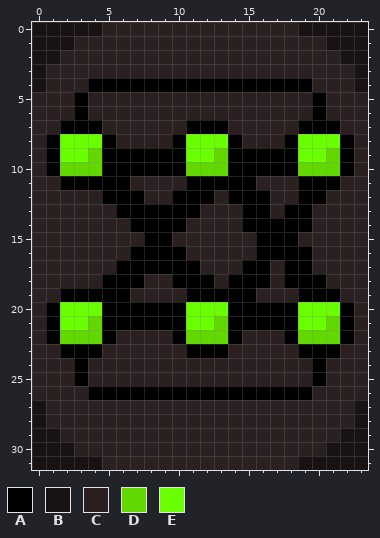
Pixel-art sprite, stored at Sprites/Main/Neural Network/Deep Residual Network.png. That is the earlier state.
The file is 24x32 pixels.
Palette (. is transparent): A #000000  B #181212  C #2a2020  D #61d900  E #69ff00
Pixels before, first column x 0:
 0 BBBBBCCCCCCCCCCCCCCBBBBB
 1 BBBCCCCCCCCCCCCCCCCCCBBB
 2 BBCCCCCCCCCCCCCCCCCCCCBB
 3 BCCCCCCCCCCCCCCCCCCCCCCB
 4 BCCCAAAAAAAAAAAAAAAACCCB
 5 CCCACCCCCCCCCCCCCCCCACCC
 6 CCCACCCCCCCCCCCCCCCCACCC
 7 CCAAACCCCCCAAACCCCCAAACC
 8 CAEEEACCCCAEEEACCCAEEEAC
 9 CAEEDAAAAAAEEDAAAAAEEDAC
10 CADDDAAAAAADDDAAAAADDDAC
11 CCAAAAACCCCAAAAACCCAAACC
12 CCCCCAAACCAAACAAACCAACCC
13 CCCCCCAAAAAACCCAACAACCCC
14 CCCCCCCAAAACCCCAAAAACCCC
15 CCCCCCCCAACCCCCCAAACCCCC
16 CCCCCCCAAAACCCCCAAAACCCC
17 CCCCCCAAAAAACCCAACAACCCC
18 CCCCCAAACCAAACAAACAAACCC
19 CCAAAAACCCCAAAAACCCAAACC
20 CAEEEAAAAAAEEEAAAAAEEEAC
21 CAEEDAAAAAAEEDAAAAAEEDAC
22 CADDDACCCCADDDACCCADDDAC
23 CCAAACCCCCCAAACCCCCAAACC
24 CCCACCCCCCCCCCCCCCCCACCC
25 CCCACCCCCCCCCCCCCCCCACCC
26 CCCCAAAAAAAAAAAAAAAACCCC
27 BCCCCCCCCCCCCCCCCCCCCCCB
28 BCCCCCCCCCCCCCCCCCCCCCCB
29 BBCCCCCCCCCCCCCCCCCCCCBB
30 BBBCCCCCCCCCCCCCCCCCCBBB
31 BBBBBCCCCCCCCCCCCCCBBBBB
The same view after the edit:
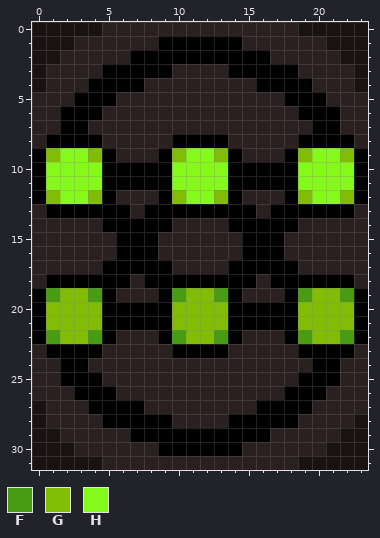
Colours new in this view: F #489c11  G #82bd05  H #85f91a
The exact change:
Changed rows in their new state; - is an unchanged pixel.
first column x 0:
 1 ---------AAAAAA---------
 2 -------AAAAAAAAAA-------
 3 -----AAAAA----AAAAA-----
 4 --------CCCCCCCC--------
 5 ----AA------------AA----
 6 --A-A--------------A-A--
 7 ----C------CCC-----C----
 8 --AAAC-----AAAC---CAAA--
 9 AGHHG-CCC-GHHG-CCC-GHHGA
10 AHHHH-----HHHH-----HHHHA
11 AHHHH--AAAHHHH--AAAHHHHA
12 AGHHG-CC-AGHHG-CC-AGHHGA
13 -AAAAA-C----AAA-CA--AAA-
14 -----AA---C---A----C----
15 ------AA-C-----A--C-----
16 ------A--CC----A--CC----
17 -----A----CC--A--A-C----
18 -AAAA--CAA---A--CA---AA-
19 AFGGF-C--AFGGF-C--AFGGFA
20 AGGGG-----GGGG-----GGGGA
21 AGGGG-----GGGG-----GGGGA
22 AFGGF----AFGGF-----FGGFA
23 -A--------A-----------A-
24 --A------------------A--
25 --A-A--------------A-A--
26 ---A--CCCCCCCCCCCC--A---
27 ----AAAA--------AAAA---C
28 -----AAAAA----AAAAA-----
29 -------AAAAAAAAAA-------
30 ---------AAAAAA---------
Changed places in both pictures, as pixel boxes (x1, y1, x2, y2):
changed: (32, 36, 368, 456)
